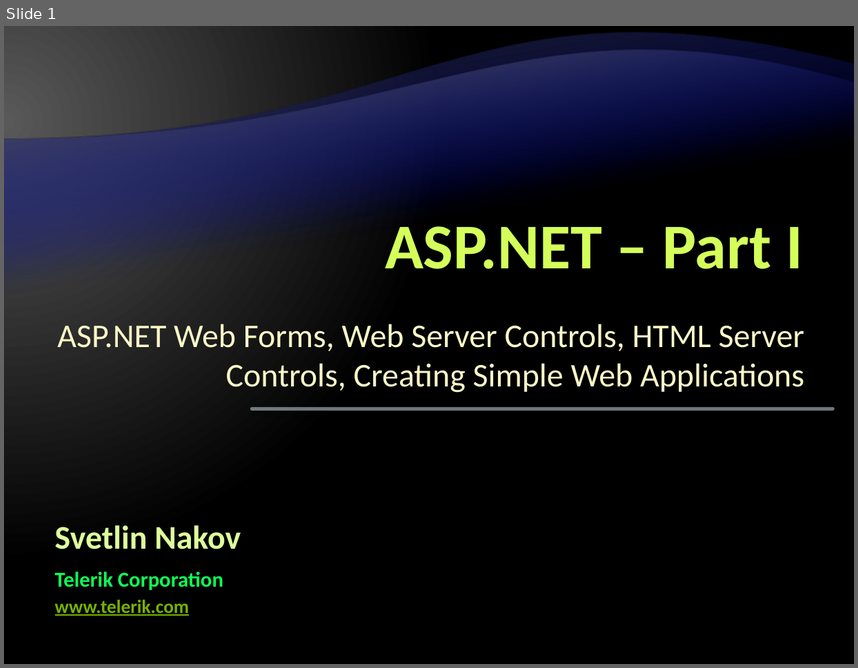
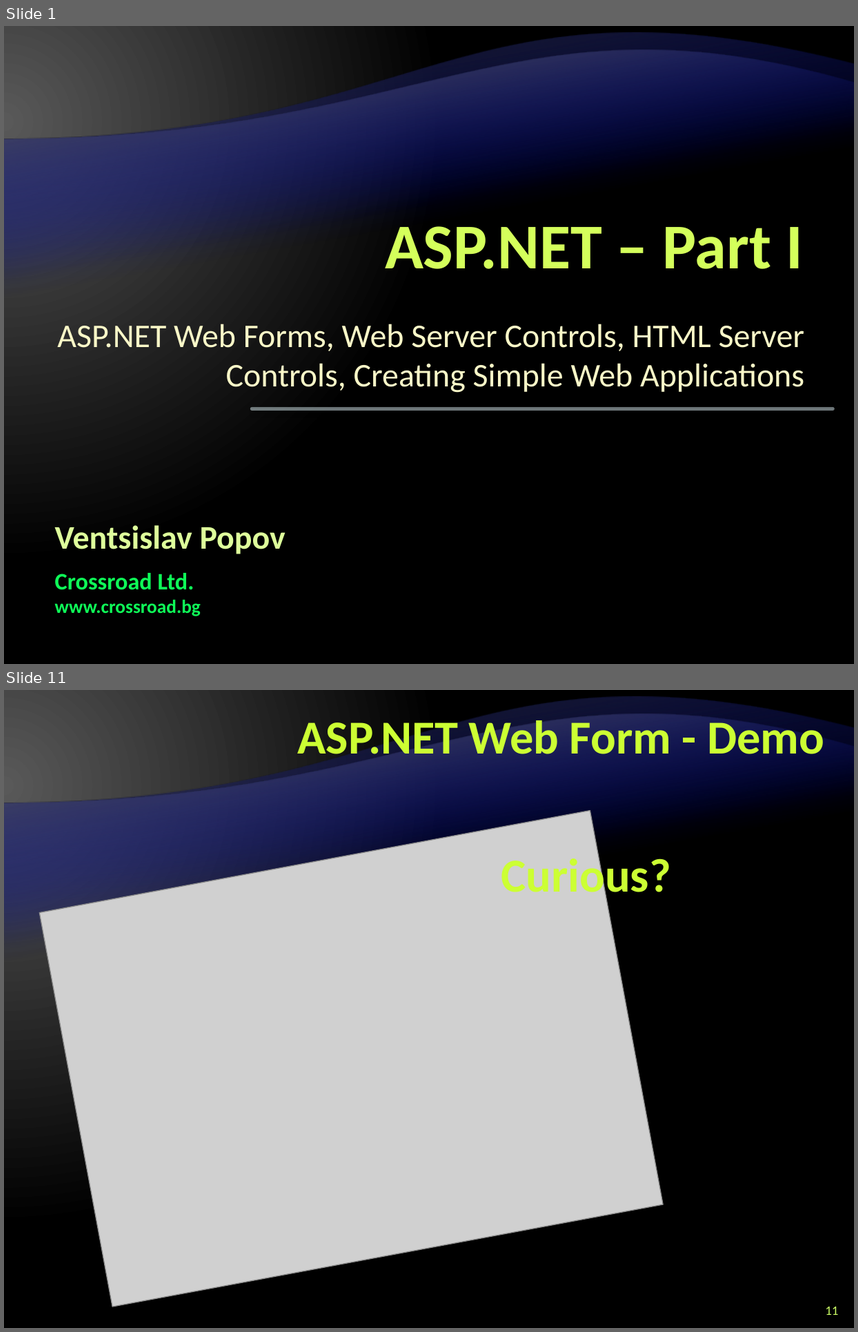
Before and after one commit to Graveheart/aspnetcourse, a slide deck: lectures/8. ASP.NET – Part I.pptx. Shown one above the other, each under a label of ours: slide 1 before the commit, slides 1 and 11 after it; the slides between them are not shown. The pictures are 858x668 and 858x1332 pixels, drawn with LibreOffice and Linux fonts; fonts in the diff are those of the drawing; grey boxes stand for pictures; background and template pictures are left out. Boxes give left, top, right and bottom in pixels: in the first picture for what was removed or moved away, otherwise in the second. Text is boxed around its words. In the diff, an @@ line names an element or a change of style, - is before the commit and + after.

```diff
--- a/lectures/8. ASP.NET – Part I.pptx
+++ b/lectures/8. ASP.NET – Part I.pptx
@@ slide 11 added at [4,690,854,1328], background gradient #595959 to #000000; not listed: 2 template elements that a slide beside it also shows @@
@@ title added at [297,714,824,765], 40 pt, text #CCFF33, bold @@
+ASP.NET Web Form - Demo
@@ picture added at [39,811,663,1306] @@
@@ text added at [501,852,671,903], 40 pt, text #CCFF33, bold @@
+Curious?
@@ page number added at [825,1306,838,1314], 11 pt, text #CCFF66 @@
+11
@@ slide 1 changed as well @@
@@ text at [55,525,286,554]: text changed @@
-Svetlin Nakov
+Ventsislav Popov
@@ text at [55,572,194,590]: text changed; size 18 to 20 pt @@
-Telerik Corporation
+Crossroad Ltd.
@@ text at [55,599,201,616]: text changed; text colour #76B200 to #0EFE58 @@
-www.telerik.com
+www.crossroad.bg
```
Also in this commit, not shown: 1 other slide changed, 28 other slides added.
